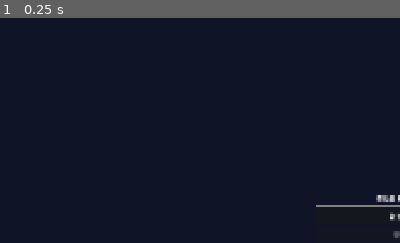
Above: before the commit, frame 1.
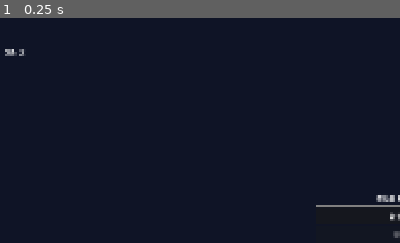
Above: after the commit, the same moment.

Repository: ferrerojoao/tiandaosimulator
Game: Godot game, scene res://scenes/main.tscn
The game is run twice, just before and just after one commit, with the same random seed, the same clock (stepped at 60 frames per second) and the same inputs.
Inputs:
- Up to frame 1 (0.25 s): no input
The pictures show only the part of the screen within x 0-50%, y 0-50%; the shares and areas given below are measured in that part.

The runs differ from the first frame. In frame 1, 0.1% of the frame differs, in the area x 1-6%, y 13-17%.

Commit message:
奇遇系统

Diff:
--- a/project.godot
+++ b/project.godot
@@ -21,6 +21,7 @@
 EventBus="*res://scripts/autoload/event_bus.gd"
 GameTime="*res://scripts/autoload/game_time.gd"
 SaveManager="*res://scripts/autoload/save_manager.gd"
+EncounterManager="*res://scripts/world/encounter_manager.gd"
 
 [editor_plugins]
 
--- a/scripts/entities/cultivator.gd
+++ b/scripts/entities/cultivator.gd
@@ -56,6 +56,8 @@
 var life_bonus: int = 0
 var learn_book: String = ""  # 正在学的功法书名
 var learn_progress: float = 0.0  # 0~1
+var is_in_encounter: bool = false
+var encounter_timer: int = 0
 
 # 战斗
 var combat_cooldown: float = 0.0
@@ -205,6 +207,13 @@
 		_add_event("服延寿丹，寿元+50")
 
 	_tick_learning()
+
+	# === 奇遇倒计时 ===
+	if is_in_encounter and encounter_timer > 0:
+		encounter_timer -= 1
+		if encounter_timer <= 0:
+			var em = get_node_or_null("/root/EncounterManager")
+			if em: em.finish_encounter(self)
 
 	if injured_ticks > 0:
 		injured_ticks -= 1
@@ -370,6 +379,14 @@
 	if is_breaking_through: return  # 闭关中不移动
 	if is_newborn:
 		_newborn_ai(delta)
+		return
+
+	# 奇遇中：原地不动，不被攻击，倒计时
+	if is_in_encounter:
+		if encounter_timer > 0:
+			return
+		var em = get_node_or_null("/root/EncounterManager")
+		if em: em.finish_encounter(self)
 		return
 
 	# 领地推斥：非本宗门不可进入
@@ -463,10 +480,16 @@
 		var item_id: String = BREAK_ITEMS.get(realm, "")
 		if item_id != "" and inventory.get(item_id, 0) <= 0:
 			ai_goal = "寻求" + item_id
+			# 优先去最近的奇遇点
+			if _try_go_encounter(): return
 			_pick_wander_target()
 			return
 
-	# 5. 筹备
+	# 5. 前往奇遇
+	if injured_ticks <= 0 and _try_go_encounter():
+		return
+
+	# 6. 筹备
 	if cultivation_exp >= EXP_TO_NEXT[realm]:
 		ai_goal = "筹备突破"
 		var target = _find_breakthrough_prep_target()
@@ -475,7 +498,7 @@
 			wander_cooldown = randf_range(2.0, 4.0)
 			return
 
-	# 6. 寻灵
+	# 7. 寻灵
 	if cultivation_exp < EXP_TO_NEXT[realm]:
 		ai_goal = "寻灵修炼"
 		var spirit_target = _find_high_spirit()
@@ -484,7 +507,7 @@
 			wander_cooldown = randf_range(2.0, 4.0)
 			return
 
-	# 7. 游历
+	# 8. 游历
 	ai_goal = "游历"
 	if sect != "" and randf() < 0.6:
 		var sect_pos = _find_sect_pos()
@@ -563,6 +586,16 @@
 			best_pos = Vector2(x * 32 + 16, y * 32 + 16)
 	if best_score > 0: return best_pos
 	return null
+
+func _try_go_encounter() -> bool:
+	var em = get_node_or_null("/root/EncounterManager")
+	if not em: return false
+	var enc: Dictionary = em.check_nearby(position)
+	if enc.is_empty(): return false
+	if not em.try_enter(self, enc): return false
+	wander_target = Vector2(enc["grid_x"] * 32 + 16, enc["grid_y"] * 32 + 16)
+	ai_goal = "前往奇遇"
+	return true
 
 func _find_sect_pos():
 	var spawner = get_parent()
@@ -796,6 +829,7 @@
 		if position.distance_to(other.position) > 60: continue
 		if sect != "" and sect == other.get("sect"): continue  # 同宗不战
 		if is_newborn or other.get("is_newborn"): continue  # 新生儿互不攻击
+		if is_in_encounter or other.get("is_in_encounter"): continue  # 奇遇中不战
 		var my_power: float = get_combat_power()
 		var other_power: float = other.get_combat_power()
 		var eb = get_node_or_null("/root/EventBus")
--- /dev/null
+++ b/scripts/world/encounter_manager.gd
@@ -0,0 +1,261 @@
+# encounter_manager.gd - 奇遇点管理
+extends Node2D
+
+const SPAWN_INTERVAL: int = 20  # 每5年(20季)刷新
+const DURATION: int = 20         # 持续5年后消失
+const MIN_COUNT: int = 1
+const MAX_COUNT: int = 3
+const ENCOUNTER_LENGTH: int = 4  # 持续4季
+
+var encounters: Array = []  # [{pos: Vector2i, quality: int, timer: int, occupied: String}]
+var _tick_timer: int = 0
+var _world_map: Node = null
+var _blink_frame: int = 0
+var _ui_label: Label = null
+
+enum Quality { COMMON=0, RARE=1, PRECIOUS=2, LEGEND=3 }
+
+static var REWARDS: Dictionary = {
+	Quality.COMMON: [
+		{"type": "stones", "min": 3, "max": 8},
+		{"type": "item", "id": "pill_qi"},
+		{"type": "item", "id": "tech_cult_mortal"},
+		{"type": "item", "id": "tech_combat_mortal"},
+	],
+	Quality.RARE: [
+		{"type": "stones", "min": 15, "max": 30},
+		{"type": "item", "id": "pill_heal"},
+		{"type": "item", "id": "tech_cult_yellow"},
+		{"type": "item", "id": "tech_combat_yellow"},
+		{"type": "item", "id": "cb_fire"},
+		{"type": "item", "id": "cb_shield"},
+	],
+	Quality.PRECIOUS: [
+		{"type": "stones", "min": 50, "max": 80},
+		{"type": "item", "id": "pill_form_core"},
+		{"type": "item", "id": "pill_nascent"},
+		{"type": "item", "id": "tech_cult_mystic"},
+		{"type": "item", "id": "tech_combat_mystic"},
+		{"type": "item", "id": "spec_spirit_orb"},
+	],
+	Quality.LEGEND: [
+		{"type": "stones", "min": 200, "max": 500},
+		{"type": "item", "id": "pill_life"},
+		{"type": "item", "id": "tech_cult_earth"},
+		{"type": "item", "id": "tech_combat_earth"},
+		{"type": "item", "id": "spec_spirit_marrow"},
+		{"type": "item", "id": "spec_boundary_stone"},
+	],
+}
+
+func _ready() -> void:
+	_tick_timer = SPAWN_INTERVAL
+	# UI 坐标提示
+	var cl = CanvasLayer.new()
+	cl.layer = 100
+	add_child(cl)
+	_ui_label = Label.new()
+	_ui_label.position = Vector2(10, 70)
+	_ui_label.add_theme_font_size_override("font_size", 14)
+	_ui_label.add_theme_color_override("font_color", Color.WHITE)
+	cl.add_child(_ui_label)
+	connect_tick()
+
+func _process(_delta: float) -> void:
+	_blink_frame += 1
+	# 更新坐标提示 + 闪烁标记
+	if _ui_label:
+		var txt: String = "奇遇: "
+		var qs: Array = ["普通", "稀有", "珍贵", "传说"]
+		for enc in encounters:
+			if enc["occupied"] != "": continue
+			txt += "%s(%d,%d) " % [qs[enc["quality"]], enc["grid_x"], enc["grid_y"]]
+			# 闪烁光晕
+			var sp: Sprite2D = enc.get("_sprite")
+			if sp:
+				var pulse: float = sin(_blink_frame * 0.08) * 0.3 + 0.7
+				sp.self_modulate = Color(1, 1, 1, pulse)
+		if encounters.is_empty() or _all_occupied(): txt += "无"
+		_ui_label.text = txt
+
+func _all_occupied() -> bool:
+	for enc in encounters:
+		if enc["occupied"] == "": return false
+	return true
+
+func _draw() -> void:
+	var qcolors: Array = [Color.WHITE, Color.CYAN, Color.GOLD, Color.ORANGE_RED]
+	for enc in encounters:
+		if enc["occupied"] != "": continue
+		var wp: Vector2 = Vector2(enc["grid_x"] * 32 + 16, enc["grid_y"] * 32 + 16)
+		var q: int = enc["quality"]
+		var pulse: float = sin(_blink_frame * 0.08) * 0.5 + 0.5  # 0~1 呼吸
+		var col: Color = qcolors[min(q, 3)]
+		col.a = 0.15 + pulse * 0.2
+		draw_circle(wp, 64, col, true)         # 大光晕
+		col.a = 0.5 + pulse * 0.3
+		draw_circle(wp, 24, col, false, 2)     # 边框
+		draw_circle(wp, 8, col, true)           # 中心点
+
+func connect_tick() -> void:
+	var gt = get_node_or_null("/root/GameTime")
+	if gt and gt.has_signal("tick_advanced"):
+		gt.tick_advanced.connect(_on_tick)
+	var eb = get_node_or_null("/root/EventBus")
+	if eb:
+		eb.world_generated.connect(_spawn_encounters, CONNECT_ONE_SHOT)
+
+func _on_tick(_year: int, _season: int) -> void:
+	_tick_timer -= 1
+	# 过期奇遇消失
+	for i in range(encounters.size() - 1, -1, -1):
+		encounters[i]["timer"] -= 1
+		if encounters[i]["timer"] <= 0:
+			var sp = encounters[i].get("_sprite")
+			if sp: sp.queue_free()
+			encounters.remove_at(i)
+	# 刷新新一批
+	if _tick_timer <= 0:
+		_tick_timer = SPAWN_INTERVAL
+		_spawn_encounters()
+
+func _spawn_encounters() -> void:
+	var wm = _get_wm()
+	if not wm or not wm.get("terrain_map") or wm.terrain_map.size() == 0:
+		return
+
+	var count: int = randi_range(MIN_COUNT, MAX_COUNT)
+	var water: Array = [0, 1]  # Terrain deep/shallow water
+	var forbidden: Array = []  # 宗门领地+圣地
+	for sp in wm.sect_positions:
+		forbidden.append(sp)
+	if wm.get("capital_pos") and wm.capital_pos.x >= 0:
+		forbidden.append(wm.capital_pos)
+	for ss in wm.sacred_sites:
+		forbidden.append(ss.get("pos"))
+
+	for _i in count:
+		for _try in 100:
+			var x: int = randi_range(5, wm.MAP_WIDTH - 6)
+			var y: int = randi_range(5, wm.MAP_HEIGHT - 6)
+			var t: int = wm.terrain_map[y][x] if wm.terrain_map[y].size() > x else 0
+			if t in water: continue
+			var pos: Vector2i = Vector2i(x, y)
+			var blocked: bool = false
+			for fp in forbidden:
+				if pos.distance_to(fp) < 8: blocked = true; break
+			if blocked: continue
+			var q: int = _roll_quality()
+			var enc_data: Dictionary = {
+				"pos": pos,
+				"grid_x": x, "grid_y": y,
+				"quality": q,
+				"timer": DURATION,
+				"occupied": "",
+				"_sprite": null,
+			}
+			# 创建可视标记
+			var sp: Sprite2D = Sprite2D.new()
+			sp.position = Vector2(x * 32 + 16, y * 32 + 16)
+			var circle = _create_glow_circle(q)
+			sp.texture = circle
+			sp.centered = true
+			wm.add_child(sp)
+			enc_data["_sprite"] = sp
+			encounters.append(enc_data)
+			break
+
+func _create_glow_circle(q: int) -> ImageTexture:
+	var colors: Array = [Color.WHITE, Color.CYAN, Color.GOLD, Color.ORANGE_RED]
+	var col: Color = colors[min(q, 3)]
+	var img: Image = Image.create(128, 128, false, Image.FORMAT_RGBA8)
+	img.fill(Color(0, 0, 0, 0))
+	for dy in range(-63, 64):
+		for dx in range(-63, 64):
+			var dist: float = sqrt(dx * dx + dy * dy)
+			if dist > 63: continue
+			var alpha: float = max(0, 1.0 - dist / 63.0)
+			alpha *= 0.5
+			img.set_pixel(64 + dx, 64 + dy, Color(col.r, col.g, col.b, alpha))
+	return ImageTexture.create_from_image(img)
+
+func _roll_quality() -> int:
+	var r: float = randf()
+	if r < 0.60: return Quality.COMMON
+	if r < 0.85: return Quality.RARE
+	if r < 0.95: return Quality.PRECIOUS
+	return Quality.LEGEND
+
+func _get_wm() -> Node:
+	if _world_map: return _world_map
+	_world_map = get_node_or_null("/root/main/WorldMap")
+	return _world_map
+
+func check_nearby(world_pos: Vector2) -> Dictionary:
+	"""返回最近的可用奇遇点，无则返回空"""
+	var tx: int = int(world_pos.x / 32.0)
+	var ty: int = int(world_pos.y / 32.0)
+	for enc in encounters:
+		if enc["occupied"] != "": continue
+		var dx: int = abs(tx - enc["grid_x"])
+		var dy: int = abs(ty - enc["grid_y"])
+		if dx <= 1 and dy <= 1:
+			return enc
+	return {}
+
+func try_enter(cultivator: Node, enc: Dictionary) -> bool:
+	"""多人竞争：先到先得 + 同季 roll 点"""
+	if enc["occupied"] != "":
+		var other = get_node_or_null(enc["occupied"])
+		if other and is_instance_valid(other):
+			# roll 点竞争
+			if randi() % 100 > randi() % 100:
+				other.set("is_in_encounter", false)
+				other.set("encounter_timer", 0)
+				other.set("ai_goal", "游历")
+			else:
+				return false
+	enc["occupied"] = cultivator.get_path()
+	cultivator.set("is_in_encounter", true)
+	cultivator.set("encounter_timer", ENCOUNTER_LENGTH)
+	cultivator.set("ai_goal", "奇遇中")
+	return true
+
+func finish_encounter(cultivator: Node) -> void:
+	for enc in encounters:
+		if enc["occupied"] == cultivator.get_path():
+			_give_reward(cultivator, enc)
+			var sp = enc.get("_sprite")
+			if sp: sp.queue_free()
+			encounters.erase(enc)
+			break
+	cultivator.set("is_in_encounter", false)
+
+func _give_reward(cultivator: Node, enc: Dictionary) -> void:
+	var q: int = enc["quality"]
+	var pool: Array = REWARDS.get(q, [])
+	var reward: Dictionary = pool.pick_random()
+	var inv: Dictionary = cultivator.get("inventory")
+	var gt = get_node_or_null("/root/GameTime")
+	var yr: int = gt.current_year if gt else 0
+
+	match reward["type"]:
+		"stones":
+			var amt: int = randi_range(reward["min"], reward["max"])
+			cultivator.set("spirit_stones", cultivator.get("spirit_stones") + amt)
+			var qname: Array = ["普通", "稀有", "珍贵", "传说"]
+			cultivator.get("life_events").append({
+				"text": "%s奇遇获%d灵石" % [qname[q], amt],
+				"year": yr,
+			})
+		"item":
+			inv[reward["id"]] = inv.get(reward["id"], 0) + 1
+			var items_data = load("res://scripts/data/items.gd")
+			var name: String = reward["id"]
+			for p in items_data.PILLS + items_data.TECHNIQUES + items_data.SPECIALS + items_data.COMBAT_ITEMS:
+				if p["id"] == reward["id"]: name = p["name"]; break
+			var qname: Array = ["普通", "稀有", "珍贵", "传说"]
+			cultivator.get("life_events").append({
+				"text": "%s奇遇获%s" % [qname[q], name],
+				"year": yr,
+			})
